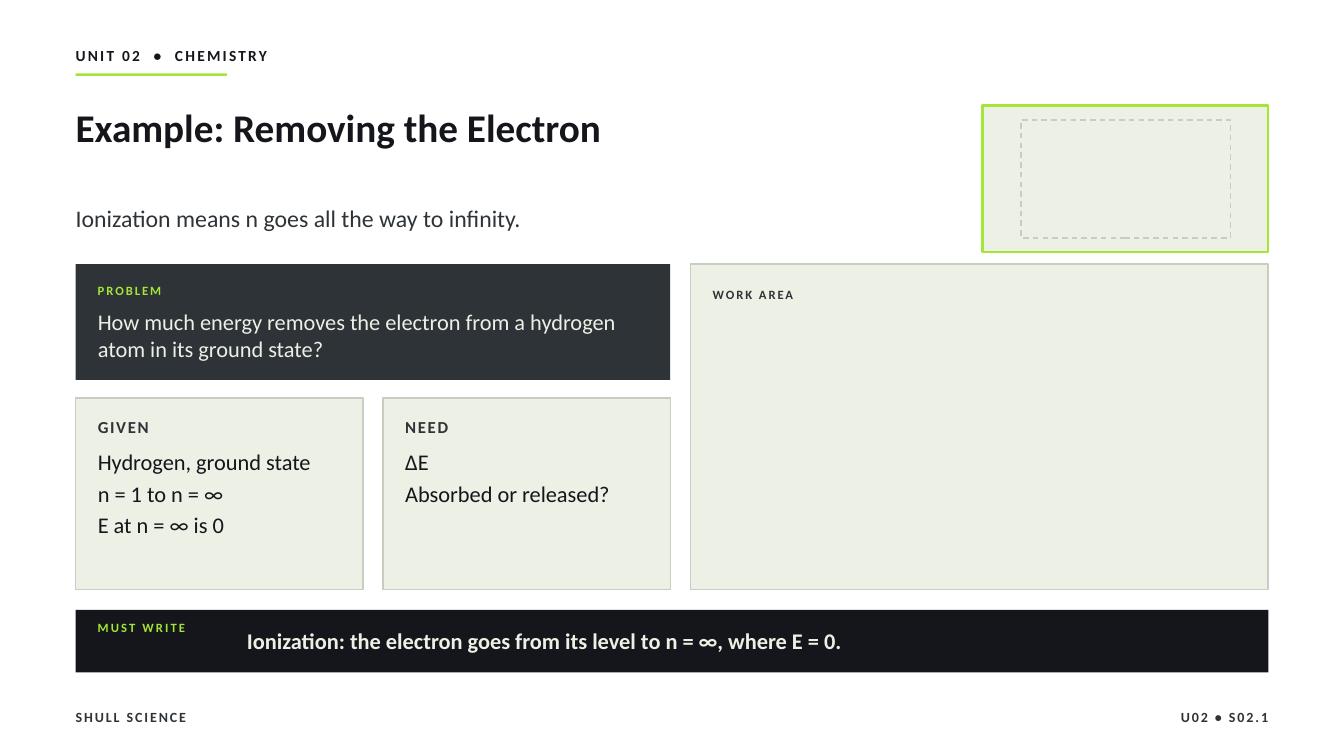
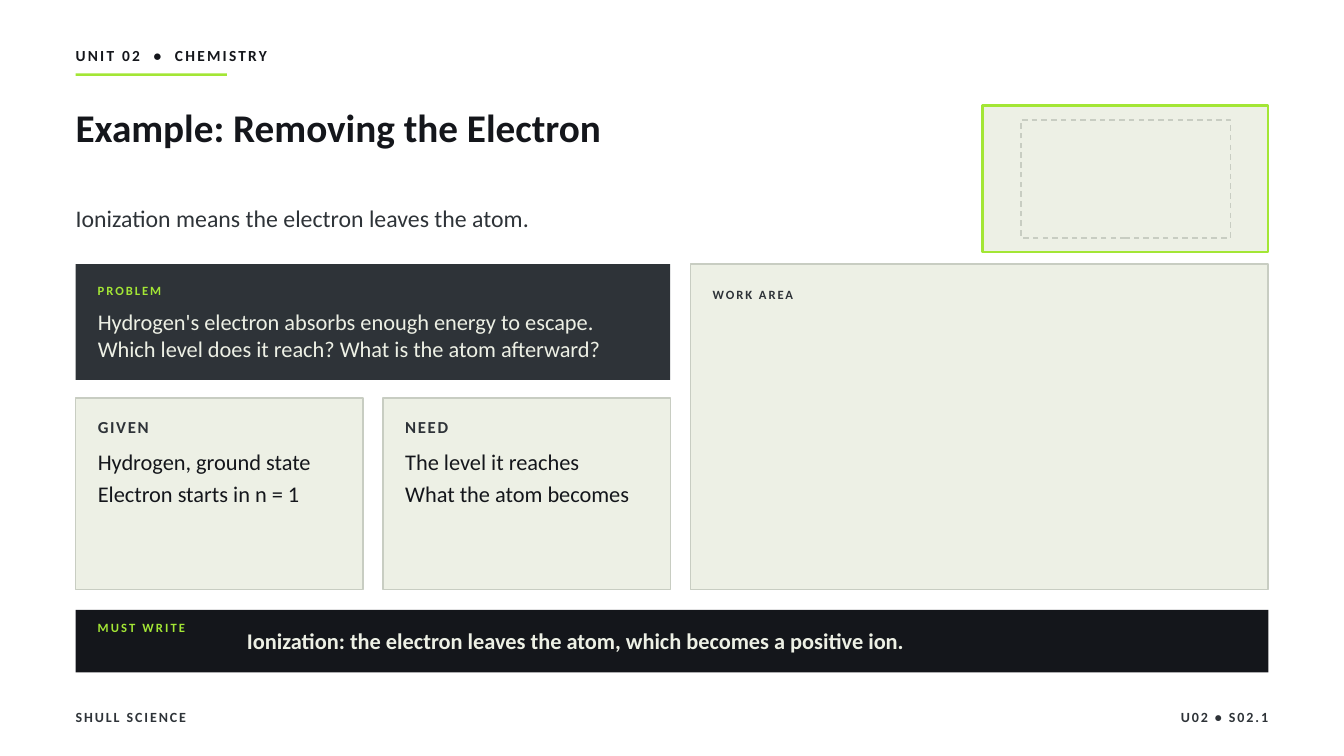
Before and after one commit to Hayabusa015/WorkWork, a slide deck: slide 17 of deliverables/chem-u02/SHULL_CHEM_Slides_U02_S02.1.pptx. Drawn at 1344x756 pixels with LibreOffice and Linux fonts; fonts in the diff are those of the drawing. Boxes give left, top, right and bottom in pixels: in the first picture for what was removed or moved away, otherwise in the second. Text is boxed around its words. In the diff, an @@ line names an element or a change of style, - is before the commit and + after.

```diff
--- a/deliverables/chem-u02/SHULL_CHEM_Slides_U02_S02.1.pptx
+++ b/deliverables/chem-u02/SHULL_CHEM_Slides_U02_S02.1.pptx
@@ text at box(76, 210, 529, 227): text changed @@
-Ionization means n goes all the way to infinity.
+Ionization means the electron leaves the atom.
@@ text at box(98, 314, 600, 357): text changed @@
-How much energy removes the electron from a hydrogen atom in its ground state?
+Hydrogen's electron absorbs enough energy to escape. Which level does it reach? What is the atom afterward?
@@ text at box(405, 454, 630, 502): text changed @@
-ΔE
-Absorbed or released?
+The level it reaches
+What the atom becomes
@@ text at box(98, 486, 299, 502): text changed @@
-n = 1 to n = ∞
-E at n = ∞ is 0
+Electron starts in n = 1
@@ text at box(247, 633, 903, 653): text changed @@
-Ionization: the electron goes from its level to n = ∞, where E = 0.
+Ionization: the electron leaves the atom, which becomes a positive ion.
```
Also in this commit, not shown: 11 other slides changed, 1 slide added, 1 slide removed, 7 other files.
